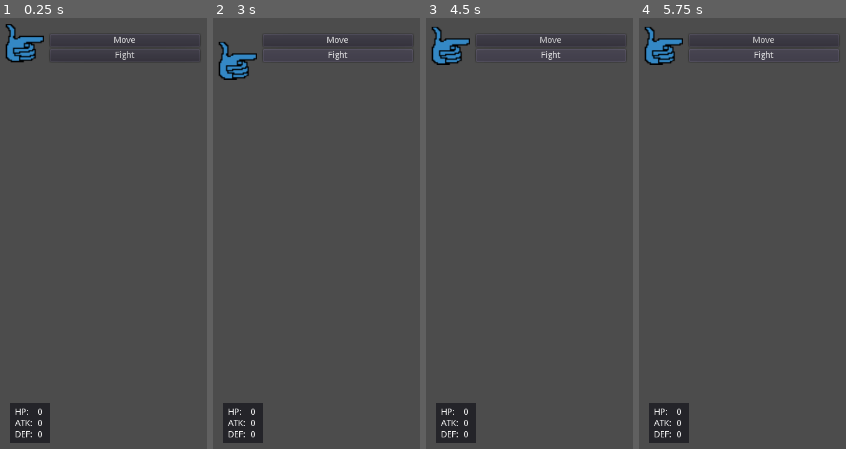
Above: before the commit, frames 1-4 (left to right).
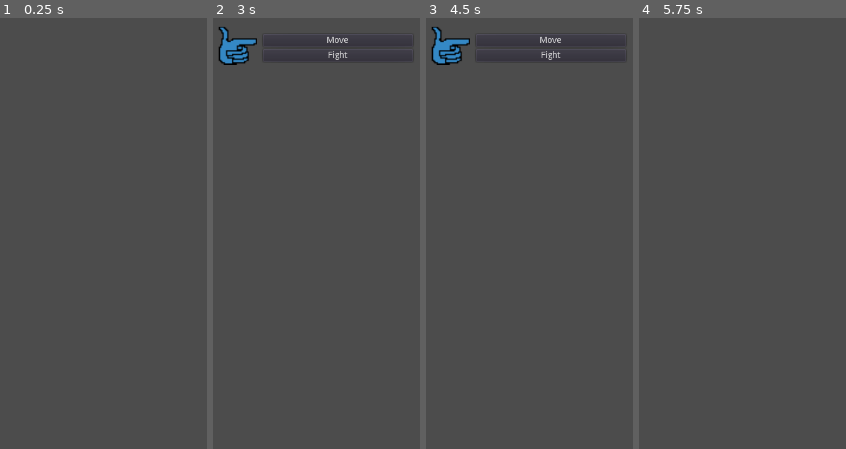
Above: after the commit, the same moments.

Repository: miishin/miipd
Game: Godot game, scene res://assets/scenes/game_window.tscn
The game is run twice, just before and just after one commit, with the same random seed, the same clock (stepped at 60 frames per second) and the same inputs. This scene is started directly instead of the project's main scene.
Inputs (mouse positions are in pixels of both pictures, inside the frame that each line leads up to):
- Up to frame 1 (0.25 s): no input
- Up to frame 2 (3 s): click (337, 39) at 0.5 s, where only the run before the commit has a clickable "Move"; click (337, 56) at 1.25 s, where only the run before the commit has a clickable "Fight"; tap Enter at 2 s; hold Right (ui_right) 2.03-2.78 s; hold Space (ui_select) 2.03-2.78 s; tap Z (ui_accept) at 2.27, 2.75 s; hold Down (ui_down) from 2.78 s (still down); tap Space (ui_select) at 2.85 s
- Up to frame 3 (4.5 s): tap Z (ui_accept) at 3.02, 3.5, 4.25 s; release Down (ui_down) at 3.53 s; hold Right (ui_right) 3.53-4.28 s; hold Space (ui_select) 3.53-4.28 s; hold Up (ui_up) from 4.28 s (still down); tap Space (ui_select) at 4.35 s
- Up to frame 4 (5.75 s): tap Z (ui_accept) at 4.52, 5, 5.27 s; release Up (ui_up) at 5.03 s; hold Left (ui_left) from 5.03 s (still down); hold Space (ui_select) from 5.03 s (still down)

The runs differ from the first frame. In frame 1, 3.1% of the frame differs, in the area x 2-93%, y 1-99%; in frame 2, 3.1%, in the area x 2-25%, y 2-99%; in frame 3, 1.7%; in frame 4, 3.0%.
Error before the commit: Parse Error: The function "init" already exists in this class (at line 16). (res://assets/scripts/game_window.gd:26)
Error after the commit: Invalid get index 'tiles' (on base: 'Nil'). (res://assets/scripts/game_window.gd:55)

Commit message:
refactor how hamster/enemies appear on the game board (#14)

Diff:
--- a/assets/scenes/character_select.tscn
+++ b/assets/scenes/character_select.tscn
@@ -2,8 +2,9 @@
 
 [ext_resource path="res://assets/scripts/character_select.gd" type="Script" id=1]
 [ext_resource path="res://assets/themes/menu.theme" type="Theme" id=2]
-[ext_resource path="res://assets/scenes/hamster.tscn" type="PackedScene" id=3]
+[ext_resource path="res://assets/scenes/units/hamster.tscn" type="PackedScene" id=3]
 [ext_resource path="res://assets/scenes/simpleboard.tscn" type="PackedScene" id=4]
+
 
 [node name="CharacterSelect" type="Control"]
 anchor_right = 1.0
@@ -24,6 +25,7 @@
 [node name="Node2D" parent="." instance=ExtResource( 4 )]
 position = Vector2( 535.987, 234.759 )
 
-[node name="Selection" parent="." instance=ExtResource( 3 )]
-position = Vector2( 640, 384 )
-scale = Vector2( 0.8, 0.8 )
+[node name="Selection" type="KinematicBody2D" parent="."]
+
+[node name="Hamster" parent="Selection" instance=ExtResource( 3 )]
+position = Vector2( 640, 368 )
--- a/assets/scenes/game_window.tscn
+++ b/assets/scenes/game_window.tscn
@@ -9,6 +9,7 @@
 script = ExtResource( 1 )
 
 [node name="Menu" parent="." instance=ExtResource( 4 )]
+visible = false
 margin_left = -632.0
 margin_top = 16.0
 margin_right = -632.0
@@ -25,8 +26,10 @@
 }
 
 [node name="Fight" type="Button" parent="Menu"]
-margin_right = 12.0
-margin_bottom = 20.0
+margin_left = 80.0
+margin_top = 28.0
+margin_right = 256.0
+margin_bottom = 48.0
 text = "Fight"
 __meta__ = {
 "_edit_use_anchors_": false
@@ -40,7 +43,7 @@
 texture = ExtResource( 6 )
 
 [node name="HUD" type="Panel" parent="."]
-
+visible = false
 margin_left = -624.0
 margin_top = 616.0
 margin_right = -560.0
@@ -101,5 +104,7 @@
 margin_right = 44.0
 margin_bottom = 50.0
 text = "0"
+[connection signal="fight" from="." to="." method="fight"]
+[connection signal="move" from="." to="." method="move"]
 [connection signal="button_down" from="Menu/Move" to="." method="_on_move_button_down"]
 [connection signal="button_down" from="Menu/Fight" to="." method="_on_fight_button_down"]
--- a/assets/scenes/hamster.tscn
+++ /dev/null
@@ -1,22 +0,0 @@
-[gd_scene load_steps=3 format=2]
-
-[ext_resource path="res://assets/graphics/sprites/hamster_iso.png" type="Texture" id=1]
-
-[sub_resource type="SpriteFrames" id=1]
-animations = [ {
-"frames": [ ExtResource( 1 ) ],
-"loop": true,
-"name": "default",
-"speed": 5.0
-} ]
-
-[node name="Node2D" type="KinematicBody2D"]
-__meta__ = {
-"_edit_group_": true
-}
-
-[node name="AnimatedSprite" type="AnimatedSprite" parent="."]
-frames = SubResource( 1 )
-
-[node name="CollisionPolygon2D" type="CollisionPolygon2D" parent="."]
-polygon = PoolVector2Array( 32, -64, 48, -64, 56, -48, 48, -40, 48, -32, 56, -24, 56, -8, 48, 0, 48, 0, 48, 8, 40, 16, 40, 24, 32, 32, 40, 40, 40, 48, 24, 48, 24, 48, 8, 56, 8, 64, 0, 64, -48, 40, -48, 32, -48, 32, -48, 16, -56, -8, -40, -32, -32, -40, -40, -56, -32, -64, -16, -64, -8, -64, 0, -48, 8, -48, 16, -48, 24, -48 )
--- /dev/null
+++ b/assets/scenes/units/bee.tscn
@@ -0,0 +1,19 @@
+[gd_scene load_steps=4 format=2]
+
+[ext_resource path="res://assets/graphics/sprites/bee.png" type="Texture" id=1]
+[ext_resource path="res://assets/scenes/unit.tscn" type="PackedScene" id=2]
+
+[sub_resource type="SpriteFrames" id=1]
+animations = [ {
+"frames": [ ExtResource( 1 ) ],
+"loop": true,
+"name": "default",
+"speed": 5.0
+} ]
+
+[node name="Bee" instance=ExtResource( 2 )]
+scale = Vector2( 0.8, 0.8 )
+z_index = 2
+
+[node name="AnimatedSprite" type="AnimatedSprite" parent="." index="1"]
+frames = SubResource( 1 )
--- /dev/null
+++ b/assets/scenes/units/hamster.tscn
@@ -0,0 +1,19 @@
+[gd_scene load_steps=4 format=2]
+
+[ext_resource path="res://assets/scenes/unit.tscn" type="PackedScene" id=1]
+[ext_resource path="res://assets/graphics/sprites/hamster_iso.png" type="Texture" id=2]
+
+[sub_resource type="SpriteFrames" id=1]
+animations = [ {
+"frames": [ ExtResource( 2 ) ],
+"loop": true,
+"name": "default",
+"speed": 5.0
+} ]
+
+[node name="Hamster" instance=ExtResource( 1 )]
+scale = Vector2( 0.8, 0.8 )
+z_index = 2
+
+[node name="AnimatedSprite" type="AnimatedSprite" parent="." index="1"]
+frames = SubResource( 1 )
--- a/assets/scripts/board.gd
+++ b/assets/scripts/board.gd
@@ -2,7 +2,8 @@
 class_name Board
 
 var tile_file = preload("res://assets/scenes/tile.tscn")
-var units # for showing turn order
+var bee = preload("res://assets/scenes/units/bee.tscn")
+var enemy_units = []
 var tiles = []
 # Offset so Board isn't stuck to top of screen
 const OFFSET = 150
@@ -13,6 +14,11 @@
 
 func _init(r, c):
 	initialize_tiles(r, c)
+	var b = bee.instance()
+	enemy_units.append(b)
+	b.occupied_tile = Vector2(6, 6)
+	b.position = convert_coordinate(b.occupied_tile)
+	add_child(b)
 
 # Instantiate board tiles
 func initialize_tiles(r, c):
@@ -98,3 +104,9 @@
 	for tile in tile_list:
 		coordinates.append(convert_coordinate(tile.pos))
 	return coordinates
+
+func get_enemy(coordinates):
+	for enemy in enemy_units:
+		if enemy.occupied_tile == coordinates:
+			return enemy
+	return null
--- a/assets/scripts/game_window.gd
+++ b/assets/scripts/game_window.gd
@@ -1,13 +1,13 @@
 extends Node2D
 class_name GameWindow
 
-var board
+var board : Board
 
 var cursor_pos = Vector2(0, 0)
 var unit_pos = Vector2(0, 0)
-var bee_pos = Vector2(6, 6)
 var action : bool
 var signal_callback : String
+var current_unit : Unit
 
 signal move
 signal fight
@@ -16,17 +16,9 @@
 func init(b: Board, playerunits):
 	board = b
 	add_child(board)
+	current_unit = playerunits[0]
 	for player in playerunits:
 		add_child(player)
-
-# Called when the node enters the scene tree for the first time.
-func _ready():
-	init()
-
-func init():
-	$Hamster.position = Vector2(0, 150)
-	$Bee.position = convert_coordinate(Vector2(6, 6))
-
 
 func _input(event):
 	if $Menu.is_visible():
@@ -39,7 +31,8 @@
 		$Menu.current_selection = 0
 		$Menu._move_cursor()
 		$Menu.show()
-		hightlight_tiles(find_accessible_tiles(tiles[cursor_pos.x][cursor_pos.y], $Hamster.mov))
+		board.hightlight_tiles(board.find_accessible_tiles(
+			board.tiles[cursor_pos.x][cursor_pos.y], current_unit.mov))
 		return
 	if event.is_action_pressed("ui_cancel"):
 		$Menu.hide()
@@ -59,7 +52,7 @@
 	if (dx != 0 or dy != 0) and not $Cursor.is_visible():
 		place_cursor(true)
 		return
-	tiles[cursor_pos.x][cursor_pos.y].deselect()
+	board.tiles[cursor_pos.x][cursor_pos.y].deselect()
 	cursor_pos.x = (int(cursor_pos.x) + dx + 7) % 7
 	cursor_pos.y = (int(cursor_pos.y) + dy + 7) % 7
 	place_cursor()
@@ -69,17 +62,16 @@
 	$Cursor.position = Vector2(tile_position[0], tile_position[1])
 	$Cursor.position.y -= 50
 	$Cursor.position.x -= 10
-	tiles[cursor_pos.x][cursor_pos.y].select()
+	board.tiles[cursor_pos.x][cursor_pos.y].select()
 	if show:
 		$Cursor.show()
 	update_hud()
 
 func update_hud():
 	var unit : Unit
-	if cursor_pos == bee_pos:
-		unit = $Bee
+	unit = board.get_enemy(cursor_pos)
 	if cursor_pos == unit_pos:
-		unit = $Hamster
+		unit = current_unit
 	if not unit:
 		$HUD.hide()
 		return
@@ -95,12 +87,13 @@
 	$Menu.hide()
 
 func move():
-	if not tiles[cursor_pos.x][cursor_pos.y].is_highlighted():
+	if not board.tiles[cursor_pos.x][cursor_pos.y].is_highlighted():
 		return
-	var tile_path = _pathfinder(tiles[unit_pos.x][unit_pos.y], tiles[cursor_pos.x][cursor_pos.y], $Hamster.mov)
+	var tile_path = board._pathfinder(board.tiles[unit_pos.x][unit_pos.y],
+		board.tiles[cursor_pos.x][cursor_pos.y], current_unit.mov)
 	tile_path = tile_path.slice(1, len(tile_path) - 1)
-	unhighlight_tiles(find_accessible_tiles(tiles[unit_pos.x][unit_pos.y], $Hamster.mov))
-	$Hamster.move_path(tile_coordinates(tile_path))
+	board.unhighlight_tiles(board.find_accessible_tiles(board.tiles[unit_pos.x][unit_pos.y], current_unit.mov))
+	current_unit.move_path(board.tile_coordinates(tile_path))
 	unit_pos = cursor_pos
 	action = false
 
@@ -110,6 +103,7 @@
 	$Menu.hide()
 
 func fight():
-	if cursor_pos == bee_pos:
-		$Hamster.fight($Bee)
+	var enemy = board.get_enemy(cursor_pos)
+	if enemy:
+		current_unit.fight(enemy)
 		action = false
--- a/assets/scripts/manager.gd
+++ b/assets/scripts/manager.gd
@@ -1,6 +1,7 @@
 extends Node2D
 
 const game_window = preload("res://assets/scenes/game_window.tscn")
+const hamster = preload("res://assets/scenes/units/hamster.tscn")
 
 var window
 var player_units
@@ -8,11 +9,16 @@
 
 # Called when the node enters the scene tree for the first time.
 func _ready():
-	init([])
+	init([hamster.instance()])
 
 func init(player_units):
 	stage_number = 0
 	var board = Board.new(7, 7)
+	set_coordinates(player_units, board)
 	window = game_window.instance()
 	window.init(board, player_units)
 	add_child(window)
+
+func set_coordinates(player_units, b : Board):
+	for p in player_units:
+		p.position = b.convert_coordinate(Vector2(0, 0))
--- a/assets/scripts/stage1.gd
+++ b/assets/scripts/stage1.gd
@@ -1,6 +1,4 @@
 extends Board
-
-var enemy_units
 
 func _init().(6, 6):
 	form_stage()
--- a/assets/scripts/unit.gd
+++ b/assets/scripts/unit.gd
@@ -10,9 +10,8 @@
 var def = 1
 var mov = 2
 
-# Called when the node enters the scene tree for the first time.
-func _ready():
-	pass # Replace with function body.
+func _init():
+	pass
 
 func fight(other : Unit):
 	other.hp -= (self.atk - other.def)
Renamed: assets/scenes/blank.tscn -> assets/scenes/game.tscn
Not shown, changed: .gitattributes
